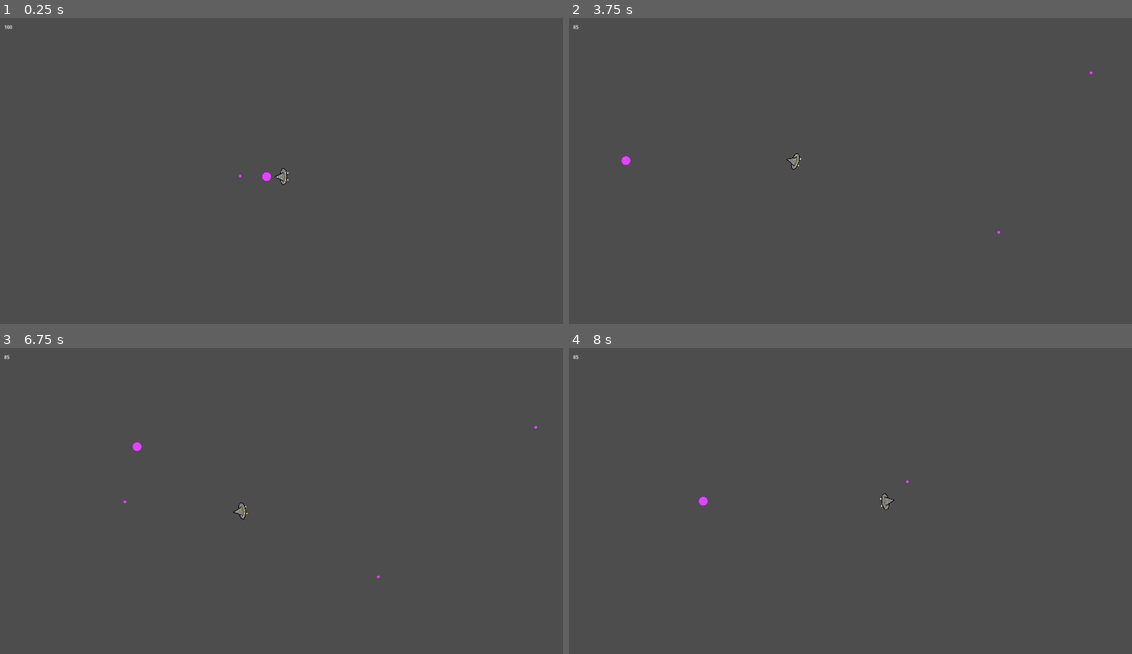
Above: before the commit, frames 1-4 (two rows, left to right).
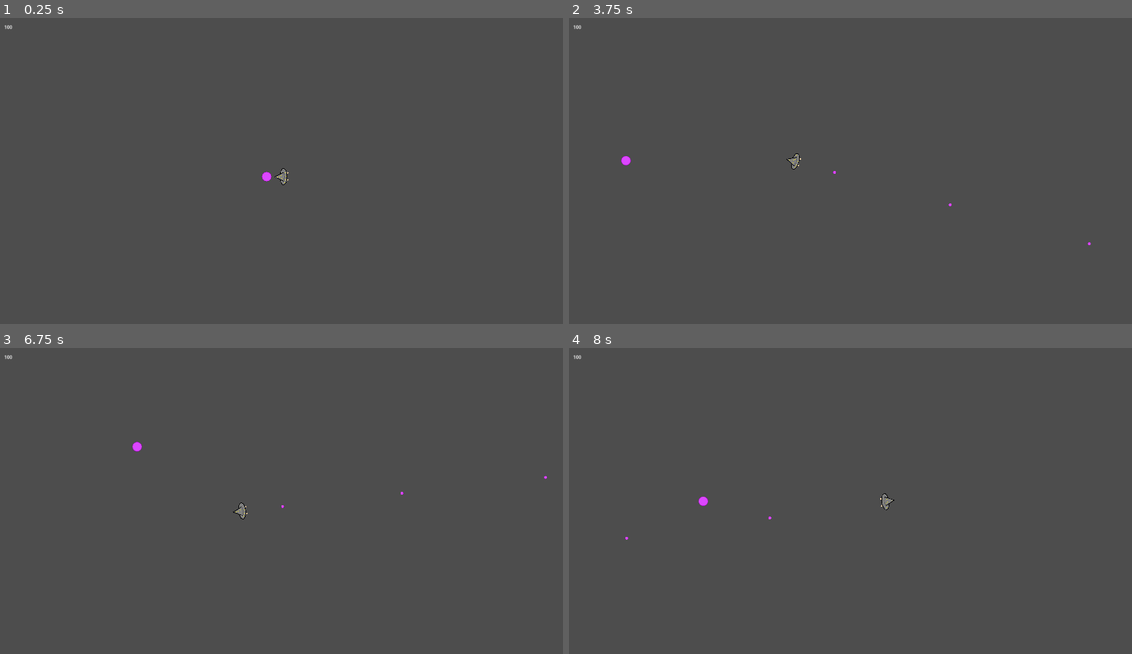
Above: after the commit, the same moments.

Repository: jackf21/Wizard-Battle
Game: Godot game, scene res://Scenes/game.tscn
Same seed, same stepped clock (60 frames per second), same inputs: the game is played once before the commit and once after it.
Inputs (mouse positions are in pixels of both pictures, inside the frame that each line leads up to):
- Up to frame 1 (0.25 s): no input
- Up to frame 2 (3.75 s): tap Enter at 0.5, 2.75 s; move the mouse to (974, 161) at 0.52 s; press the mouse at (974, 161) at 0.53 s; hold D (right) 0.53-1.28 s; tap Space at 1.25 s; move the mouse to (737, 192) at 1.27 s; release the mouse at (737, 192) at 1.28 s; hold S (down) 1.28-2.03 s; click (737, 192) at 1.35 s; move the mouse to (906, 106) at 2.02 s; press the mouse at (906, 106) at 2.03 s; hold D (right) 2.03-2.78 s; move the mouse to (822, 241) at 2.77 s; release the mouse at (822, 241) at 2.78 s; hold W (up) 2.78-3.53 s; click (822, 241) at 2.85 s; move the mouse to (1019, 223) at 3.52 s; press the mouse at (1019, 223) at 3.53 s; hold A (left) from 3.53 s (still down)
- Up to frame 3 (6.75 s): move the mouse to (112, 458) at 4.27 s; release the mouse at (112, 458) at 4.28 s; click (112, 458) at 4.35 s; tap Space at 5 s; move the mouse to (309, 507) at 5.02 s; release A (left) at 5.03 s; press the mouse at (309, 507) at 5.03 s; hold S (down) 5.03-5.78 s; tap Enter at 5.75 s; move the mouse to (197, 427) at 5.77 s; release the mouse at (197, 427) at 5.78 s; hold D (right) 5.78-6.53 s; click (197, 427) at 5.85 s; move the mouse to (405, 491) at 6.52 s; press the mouse at (405, 491) at 6.53 s; hold W (up) from 6.53 s (still down)
- Up to frame 4 (8 s): move the mouse to (737, 522) at 7.27 s; release W (up) at 7.28 s; release the mouse at (737, 522) at 7.28 s; hold D (right) from 7.28 s (still down); click (737, 522) at 7.35 s

The runs differ from the first frame. In frame 1, less than 0.1% of the frame differs, in the area x 42-43%, y 51-53%; in frame 2, less than 0.1%; in frame 3, less than 0.1%, in the area x 0-98%, y 2-76%; in frame 4, less than 0.1%.

Commit message:
Fixed projectile spawn position issue, still need to fix projectiles rotating with player

Diff:
--- a/Scenes/game.tscn
+++ b/Scenes/game.tscn
@@ -1,7 +1,6 @@
-[gd_scene load_steps=5 format=3 uid="uid://clxfwlhgk63d8"]
+[gd_scene load_steps=4 format=3 uid="uid://clxfwlhgk63d8"]
 
 [ext_resource type="PackedScene" uid="uid://vgy005rvxxi" path="res://Scenes/player.tscn" id="1_ft8jb"]
-[ext_resource type="PackedScene" uid="uid://c6eq7fjykfrgb" path="res://Scenes/basic_projectile.tscn" id="3_k4ga8"]
 [ext_resource type="Texture2D" uid="uid://cpq1jr221tjgj" path="res://Assets/Magic Projectile.png" id="4_kiibi"]
 [ext_resource type="Script" path="res://Scripts/camera.gd" id="4_yigvu"]
 
@@ -17,10 +16,6 @@
 scale = Vector2(0.32, 0.32)
 texture = ExtResource("4_kiibi")
 
-[node name="basic_projectile" parent="." instance=ExtResource("3_k4ga8")]
-position = Vector2(-288, -2)
-spell_damage_type = 1
-
 [node name="Camera2D" type="Camera2D" parent="."]
 script = ExtResource("4_yigvu")
 
@@ -32,5 +27,3 @@
 size_flags_horizontal = 4
 size_flags_vertical = 8
 text = "10"
-
-[connection signal="body_entered" from="basic_projectile" to="basic_projectile" method="_on_body_entered"]
--- a/Scripts/projectile_spell.gd
+++ b/Scripts/projectile_spell.gd
@@ -4,10 +4,11 @@
 
 signal projectile_spell_casted
 
+@export var spell_damage: float
+@export var spell_damage_type: damage_types
+
 @onready var lifespan = $Lifespan
 
-@export var spell_damage: float
-@export var spell_damage_type: damage_types
 
 func _ready():
 	lifespan.start()
--- a/Scripts/spell_manager.gd
+++ b/Scripts/spell_manager.gd
@@ -15,15 +15,14 @@
 			print("Id not recognised or is nil")
 
 func cast_basic_projectile():
-	print("Casting basic projectile")
+	#print("Casting basic projectile")
 	shoot_ready = false
 	var basic_projectile = BASIC_PROJECTILE_SCENE.instantiate()
-	get_parent().add_child(basic_projectile)
-	basic_projectile.position = player.face.global_position
-	basic_projectile.rotation = player.rotation
-	#basic_projectile.number_of_uses -= 1
+	player.add_child(basic_projectile)
+	basic_projectile.position = player.face.position
+	#basic_projectile.rotation = player.rotation
 	shoot_cooldown.start()
-	print("Basic projectile casted")
+	#print("Basic projectile casted")
 
 func _on_shoot_cooldown_timeout():
 	shoot_ready = true
